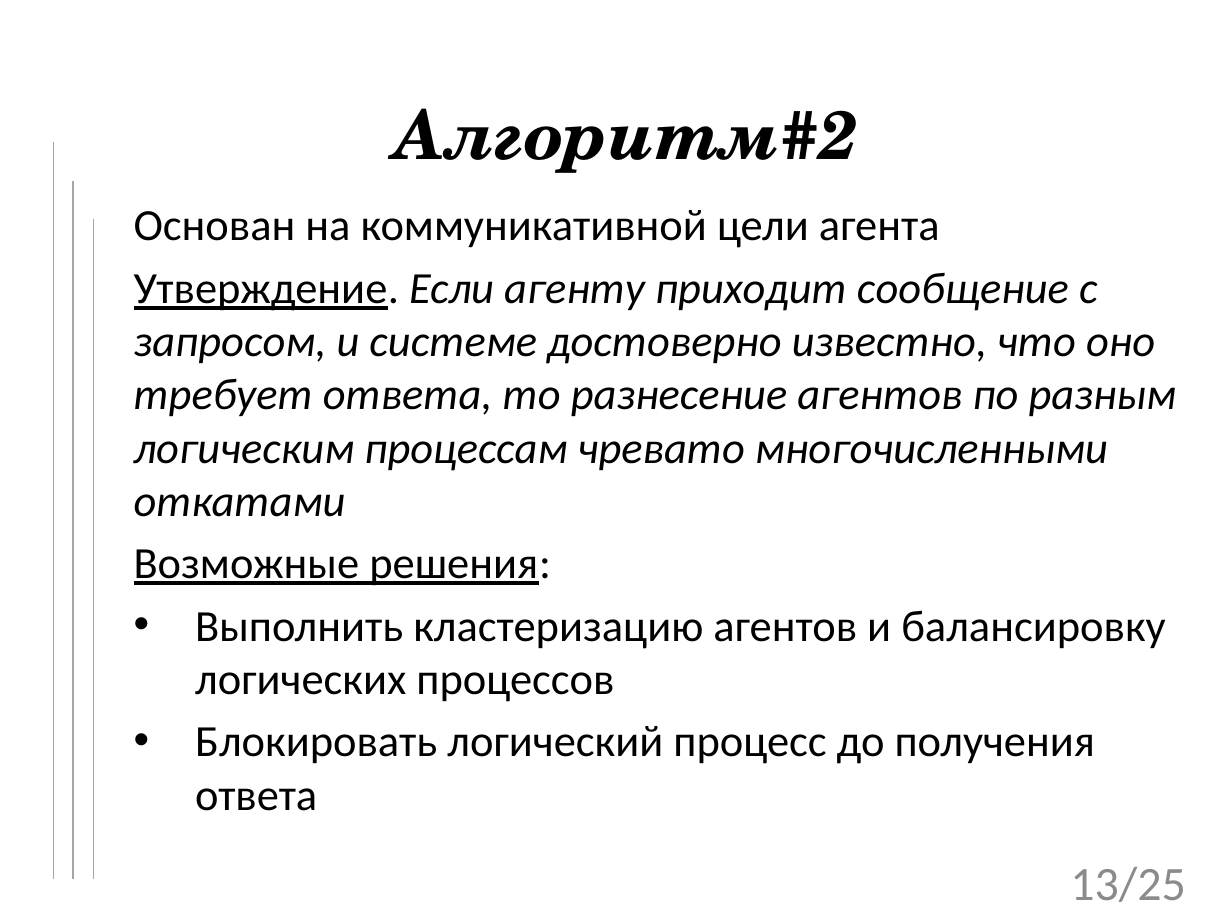
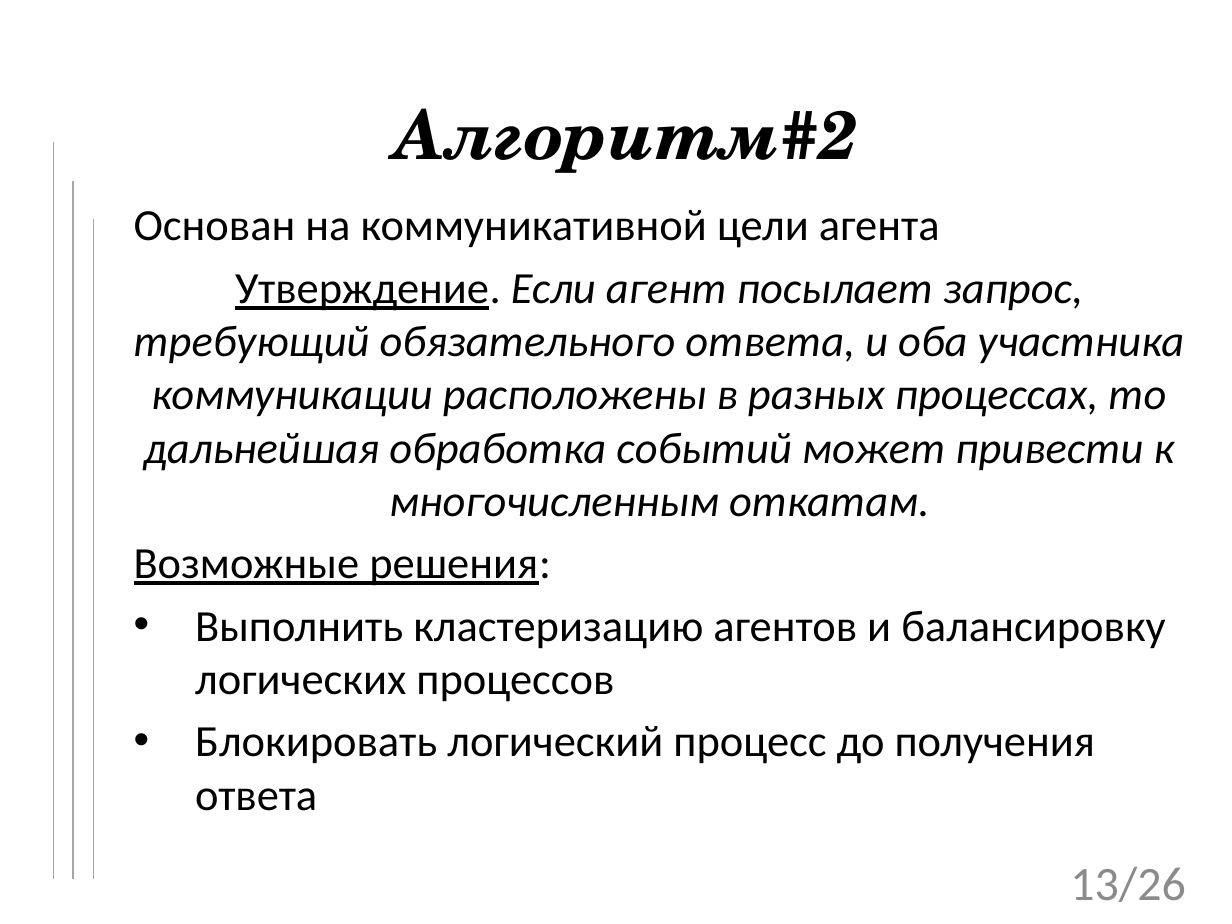
Before and after one commit to tom-trix/SynchAlgorithms, a slide deck: slide 13 of text/Mitrakov.pptx. Drawn at 1232x924 pixels with LibreOffice and Linux fonts; fonts in the diff are those of the drawing; background and template pictures are left out. Boxes give left, top, right and bottom in pixels: in the first picture for what was removed or moved away, otherwise in the second. Text is boxed around its words. In the diff, an @@ line names an element or a change of style, - is before the commit and + after.

```diff
--- a/text/Mitrakov.pptx
+++ b/text/Mitrakov.pptx
@@ subtitle at (134, 274, 1185, 517): text changed @@
-Утверждение. Если агенту приходит сообщение с запросом, и системе достоверно известно, что оно требует ответа, то разнесение агентов по разным логическим процессам чревато многочисленными откатами
+Утверждение. Если агент посылает запрос, требующий обязательного ответа, и оба участника коммуникации расположены в разных процессах, то дальнейшая обработка событий может привести к многочисленным откатам.
@@ page number at (1070, 867, 1185, 902): text changed @@
-13/25
+13/26
```
Also in this commit, not shown: 3 other slides changed, 1 slide added.
